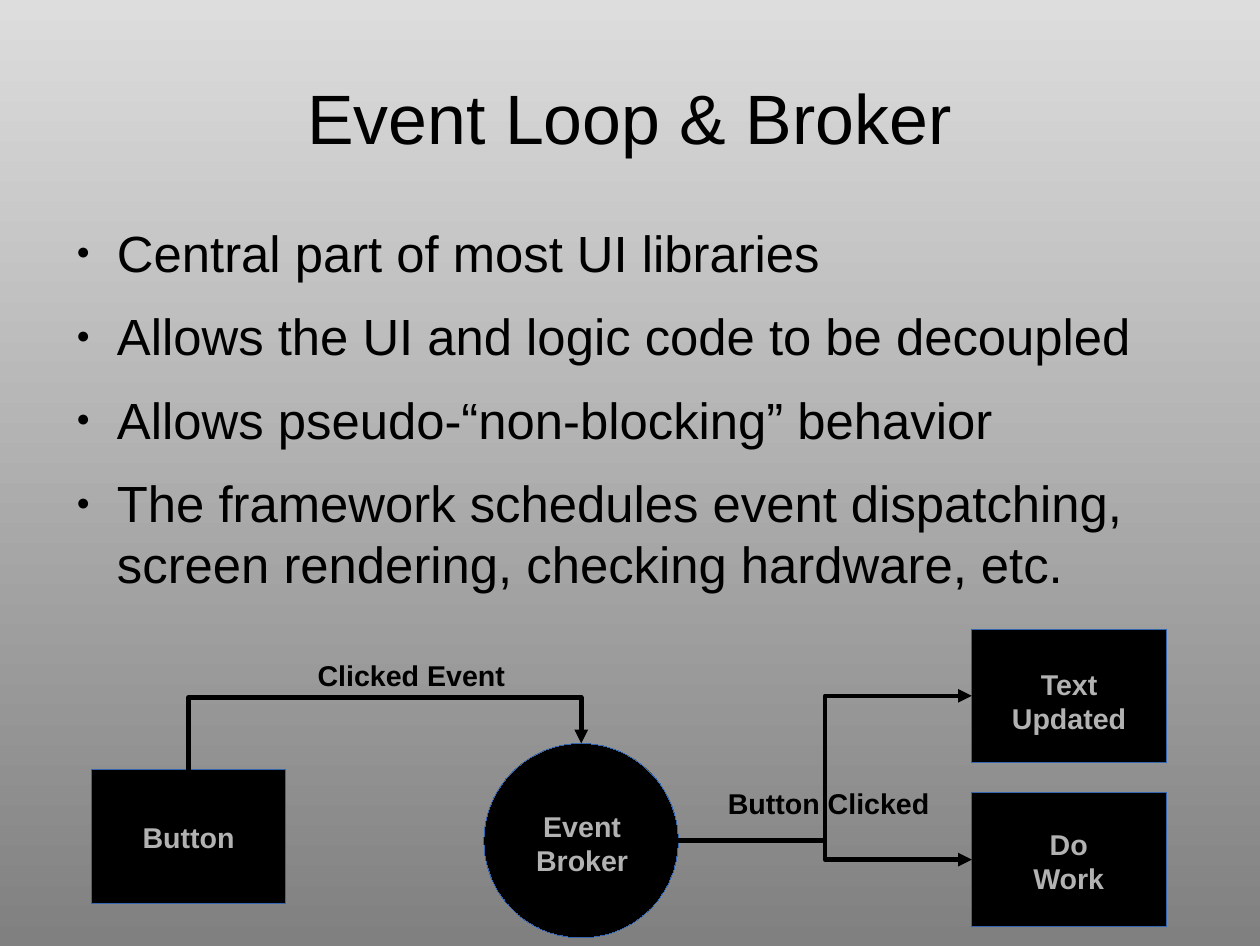
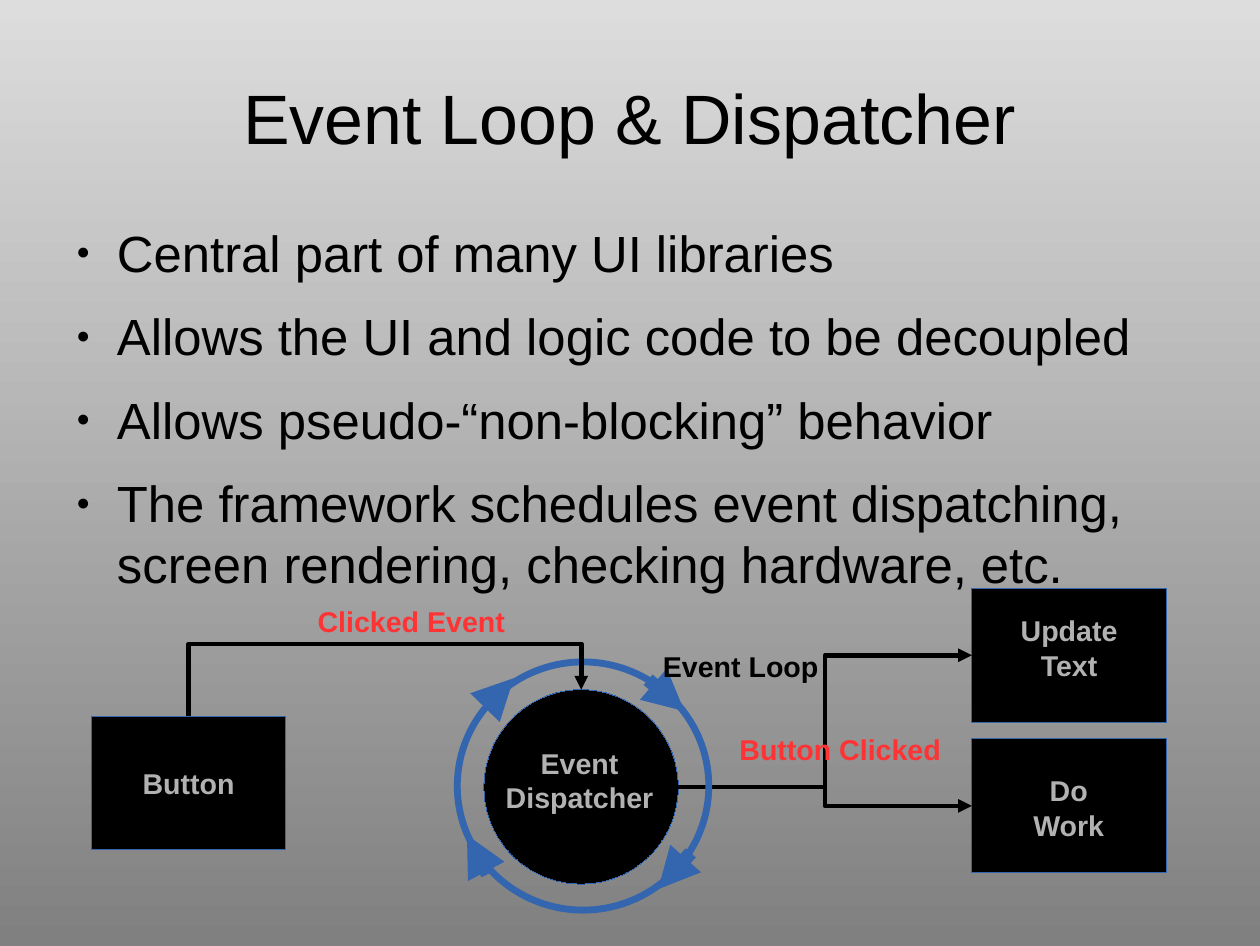
Before and after one commit to krishardy/kivy_intro_20140318, a slide deck: slide 6 of ABQ PUG Presentation 20140318.odp. Drawn at 1260x946 pixels with LibreOffice and Linux fonts; fonts in the diff are those of the drawing. Boxes give left, top, right and bottom in pixels: in the first picture for what was removed or moved away, otherwise in the second. Text is boxed around its words. In the diff, an @@ line names an element or a change of style, - is before the commit and + after.

Commit message:
Added some more detail on event loop and cool stuff slides

```diff
--- a/ABQ PUG Presentation 20140318.odp
+++ b/ABQ PUG Presentation 20140318.odp
@@ title at box(243, 93, 1016, 157): text changed @@
-Event Loop & Broker
+Event Loop & Dispatcher
@@ text at box(117, 235, 834, 282): text changed @@
-● Central part of most UI libraries
+● Central part of many UI libraries
@@ text "Clicked Event" at box(318, 611, 505, 632): text colour #000000 to #FF3333 @@
@@ rectangle: place and size @@
-rectangle at box(972, 629, 1166, 763)
+rectangle at box(972, 589, 1166, 723)
@@ text at box(1021, 620, 1118, 677): text changed @@
-Text Updated
+Update
+Text
@@ text added at box(663, 657, 819, 682), 18 pt, text #000000, bold @@
+Event Loop
@@ elbow arrow moved from (678, 840) - (972, 695) to (678, 787) - (972, 655) @@
@@ ellipse added at box(457, 662, 709, 910), outline #3465AF 4.31 pt @@
@@ arrow added from (489, 703) to (513, 678), #3465AF 8.65 pt @@
@@ arrow added from (648, 679) to (685, 711), #3465AF 8.65 pt @@
@@ text "Event": place and size @@
-text "Event" at box(536, 817, 628, 872)
+text "Event" at box(506, 754, 654, 814)
@@ text "Button Clicked" at box(739, 738, 941, 766): text colour #000000 to #FF3333 @@
@@ text "Button Clicked": place and size @@
-text "Button Clicked" at box(728, 793, 930, 814)
+text "Button Clicked" at box(739, 738, 941, 766)
@@ text at box(506, 787, 654, 814): text changed @@
-Broker
+Dispatcher
@@ 2 texts, 2 rectangles, 2 elbow arrows, 1 ellipse: place and size @@
-2 texts, 2 rectangles, 2 elbow arrows, 1 ellipse at box(91, 665, 1166, 938)
+2 texts, 2 rectangles, 2 elbow arrows, 1 ellipse at box(91, 611, 1166, 884)
@@ arrow added from (488, 874) to (466, 835), #3465AF 8.65 pt @@
@@ arrow added from (691, 853) to (659, 888), #3465AF 8.65 pt @@
```
Also in this commit, not shown: 2 other slides changed.
